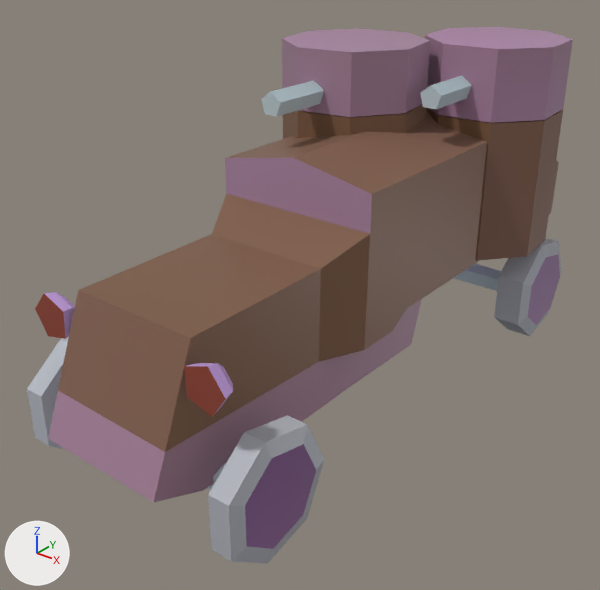
The Blender file BlenderModels/austin_putilov.blend, before and after one commit.
Both versions are drawn from a 50 mm camera at (3.06, -4.49, 3.28) aimed at (-0.13, -0.5, 0.81). The lights are fixed; the arrows at lower left show +X, +Y and +Z.

Names of what the first picture shows: 'core', 'left_back_wheel', 'left_front_wheel', 'left_turret', 'right_front_wheel', 'right_turret'.
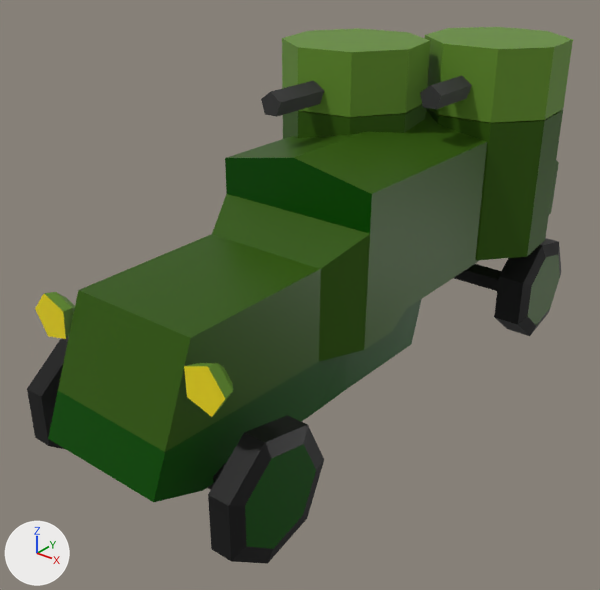
Patch to the scene script:
```diff
--- a/BlenderModels/austin_putilov.blend.py
+++ b/BlenderModels/austin_putilov.blend.py
@@ img_imphenziapalette01_png @@
+img_imphenziapalette01_png = load_image('ImphenziaPalette01.png', '../Assets/Materials/ImphenziaPalette01.png', 8, 8, 'sRGB')
@@ mat_material @@
 mat_material = principled_material('Material')
-mat_material.texture = img_texture_png
+mat_material.texture = img_imphenziapalette01_png
 mat_material.roughness = 0.4
@@ me_cylinder_002 @@
 me_cylinder_002.from_pydata(...)  # 26 vertices, 17 faces; spans x -6.14..5.95, y -1.56..3.46, z -2.55..1.0
 # used by ob_right_turret; location = (-0.337, -0.132, 2.082); rotation_euler = (1.571, 0.0, 0.0), in degrees (90, 0, 0); scale = (0.0826, 0.0826, 0.399)
+# me_cylinder_002 part 1: texture (UV) coordinates of 17 of 17 faces, centred in x -5.73..5.54, y -1.56..3.46, z -2.47..1.0, changed; they spanned u 0.14..0.57, v 0.02..0.38 and now span u 0.8..0.83, v 0.79..0.93
 me_cylinder_002.materials.append(mat_material)
@@ me_cylinder_003 @@
 me_cylinder_003.from_pydata(...)  # 26 vertices, 17 faces; spans x -5.82..5.96, y -2.5..3.36, z -2.42..1.0
 # used by ob_left_turret; location = (0.345, 0.66, 2.082); rotation_euler = (1.571, 0.0, 0.0), in degrees (90, 0, 0); scale = (0.0826, 0.0826, 0.399)
+# me_cylinder_003 part 2: texture (UV) coordinates of 17 of 17 faces, centred in x -5.63..5.77, y -2.5..3.36, z -2.38..1.0, changed; they spanned u 0.14..0.57, v 0.02..0.38 and now span u 0.8..0.84, v 0.79..0.94
 me_cylinder_003.materials.append(mat_material)
@@ me_cylinder_006 @@
 me_cylinder_006.from_pydata(...)  # 21 vertices, 16 faces; spans x -0.97..0.97, y -0.9..1.0, z -1.0..1.32
 # used by ob_left_back_wheel; location = (0.728, 1.36, 0.457); rotation_euler = (0.0, 1.571, 0.0), in degrees (0, 90, 0); scale = (0.405, 0.405, 0.0995)
+# me_cylinder_006 part 3: texture (UV) coordinates of 16 of 16 faces, centred in x -0.88..0.88, y -0.9..0.81, z -1.0..1.32, changed; they spanned u 0.02..1.0, v 0.01..0.36 and now span u 0.92..0.94, v 0.79..0.95
 me_cylinder_006.materials.append(mat_material)
@@ me_cylinder_007 @@
 me_cylinder_007.from_pydata(...)  # 21 vertices, 16 faces; spans x -0.97..0.97, y -0.9..1.0, z -1.0..1.32
 # used by ob_left_front_wheel; location = (0.736, -1.851, 0.432); rotation_euler = (0.0, 1.571, 0.0), in degrees (0, 90, 0); scale = (0.405, 0.405, 0.069)
+# me_cylinder_007 part 4: texture (UV) coordinates of 16 of 16 faces, centred in x -0.88..0.88, y -0.9..0.81, z -1.0..1.32, changed; they spanned u 0.02..0.99, v 0.02..0.36 and now span u 0.9..0.93, v 0.16..0.9
 me_cylinder_007.materials.append(mat_material)
@@ me_cylinder_009 @@
 me_cylinder_009.from_pydata(...)  # 21 vertices, 16 faces; spans x -0.97..0.97, y -0.9..1.0, z -1.0..1.32
 # used by ob_right_front_wheel; location = (-0.755, -1.851, 0.457); rotation_euler = (0.0, -1.571, 0.0), in degrees (0, -90, 0); scale = (0.405, 0.405, 0.069)
+# me_cylinder_009 part 5: texture (UV) coordinates of 16 of 16 faces, centred in x -0.88..0.88, y -0.9..0.81, z -1.0..1.32, changed; they spanned u 0.02..0.99, v 0.02..0.36 and now span u 0.92..0.94, v 0.8..0.95
 me_cylinder_009.materials.append(mat_material)
@@ me_cube @@
 me_cube.from_pydata(...)  # 174 vertices, 180 faces; spans x -0.84..0.84, y -2.37..2.05, z 0.3..1.95
 # used by ob_core; location = (0.0, 0.0, 0.0)
+# me_cube part 6: texture (UV) coordinates of 180 of 180 faces, centred in x -0.81..0.82, y -2.32..2.04, z 0.32..1.95, changed; they spanned u 0.09..0.57, v 0.02..0.71 and now span u 0.66..0.94, v 0.22..0.92
 me_cube.materials.append(mat_material)
```

Changed parts and their boxes [x1, y1, x2, y2] in the pictures (600 x 590 px):
'core', surface changed (brown to green)
    both: [35, 104, 563, 502]
'left_turret', surface changed (purple to green)
    both: [420, 27, 573, 123]
'right_turret', surface changed (purple to green)
    both: [261, 29, 430, 117]
'left_front_wheel', surface changed
    both: [208, 415, 324, 564]
'left_back_wheel', surface changed
    both: [494, 238, 561, 336]
'right_front_wheel', surface changed (grey to black)
    both: [27, 337, 69, 449]
